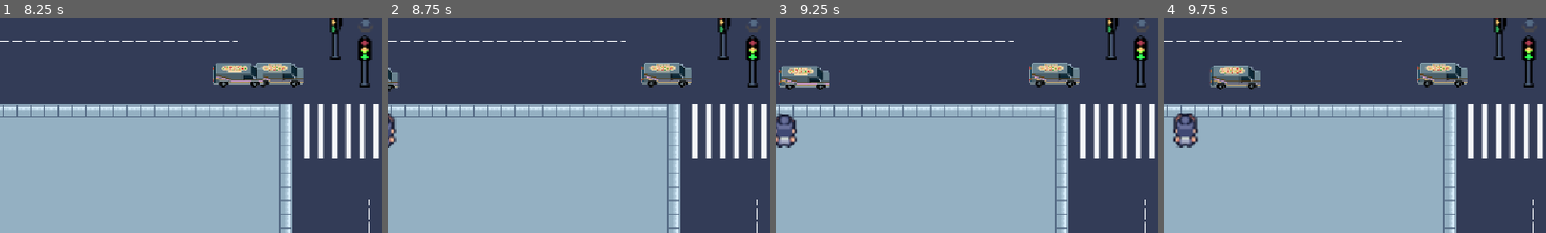
Above: before the commit, frames 1-4 (left to right).
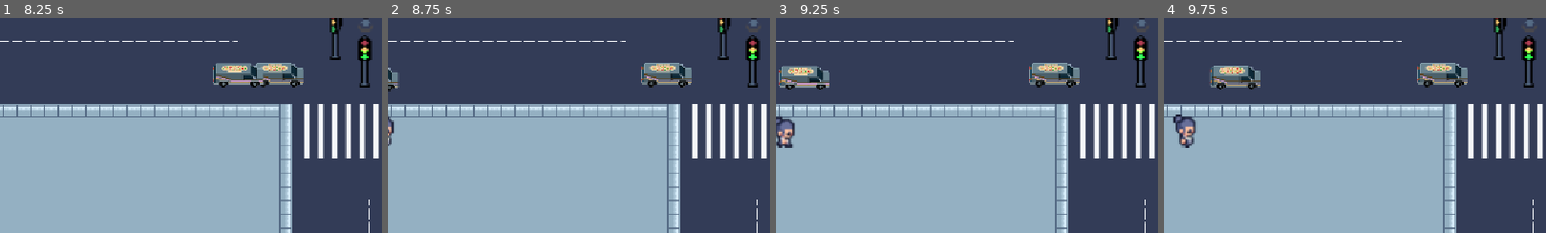
Above: after the commit, the same moments.

Repository: lafgo-fc/game-jam-repoooo
Game: Godot game, scene res://scne/test_one.tscn
The game is run twice, just before and just after one commit, with the same random seed, the same clock (stepped at 60 frames per second) and the same inputs.
Inputs:
- Up to frame 1 (8.25 s): tap Enter (ui_accept) at 0.5, 0.77, 1.25, 1.52, 3.02, 3.77, 4.52, 6.02, 6.77, 7.52 s; hold R (traffic control right and left) from 0.53 s (still down)
- Up to frame 2 (8.75 s): keep holding R (traffic control right and left)
- Up to frame 3 (9.25 s): keep holding R (traffic control right and left); tap Enter (ui_accept) at 9.02 s
- Up to frame 4 (9.75 s): keep holding R (traffic control right and left)
The pictures show only the part of the screen within x 0-50%, y 50-100%; the shares and areas given below are measured in that part.

Frame 1 is identical in both runs. In frame 2, 0.2% of the frame differs, in the area x 0-3%, y 44-61%; in frame 3, 0.6%; in frame 4, 0.8%, in the area x 2-9%, y 44-61%.

Commit message:
tested multiple types of npc logic

Diff:
--- a/scne/pedestians.gd
+++ b/scne/pedestians.gd
@@ -1,7 +1,8 @@
 extends CharacterBody2D
 
-@onready var animation = $"npc 1"
+@onready var npc_1 = $"npc 1"
 @onready var traffic_light = $"."
+@onready var npc_2 = $"npc 2"
 
 @export var p1: Marker2D
 @export var p2: Marker2D
@@ -16,12 +17,19 @@
 @export var p11: Marker2D
 var last_direction : String
 var npc_inside : bool = false
+var npc_name : AnimatedSprite2D
+var npc_list : Array[AnimatedSprite2D]
 
 const SPEED = 30.0
 
 var reached_p1 = false
 func _ready():
 	add_to_group("npc")
+	npc_list = [npc_1,npc_2]
+	npc_name = npc_list.pick_random()
+	for npc in npc_list:
+		npc.hide()
+	npc_name.show()
 
 func _physics_process(delta: float) -> void:
 	if p1 == null:
@@ -37,7 +45,7 @@
 	if distance < 8.0 or npc_inside == true:
 		reached_p1 = true
 		velocity = Vector2.ZERO
-		animation.play("idle " + last_direction)
+		npc_name.play("idle " + last_direction)
 		return
 
 	velocity = direction * SPEED
@@ -48,14 +56,14 @@
 
 func process_animation(direction: Vector2):
 	if direction.x > 0:
-		animation.play("right")
+		npc_name.play("right")
 		last_direction = "right"
 	elif direction.x < 0:
-		animation.play("left")
+		npc_name.play("left")
 	elif direction.y > 0:
-		animation.play("top")
+		npc_name.play("top")
 	elif direction.y < 0 :
-		animation.play("front")
+		npc_name.play("front")
 
 
 
